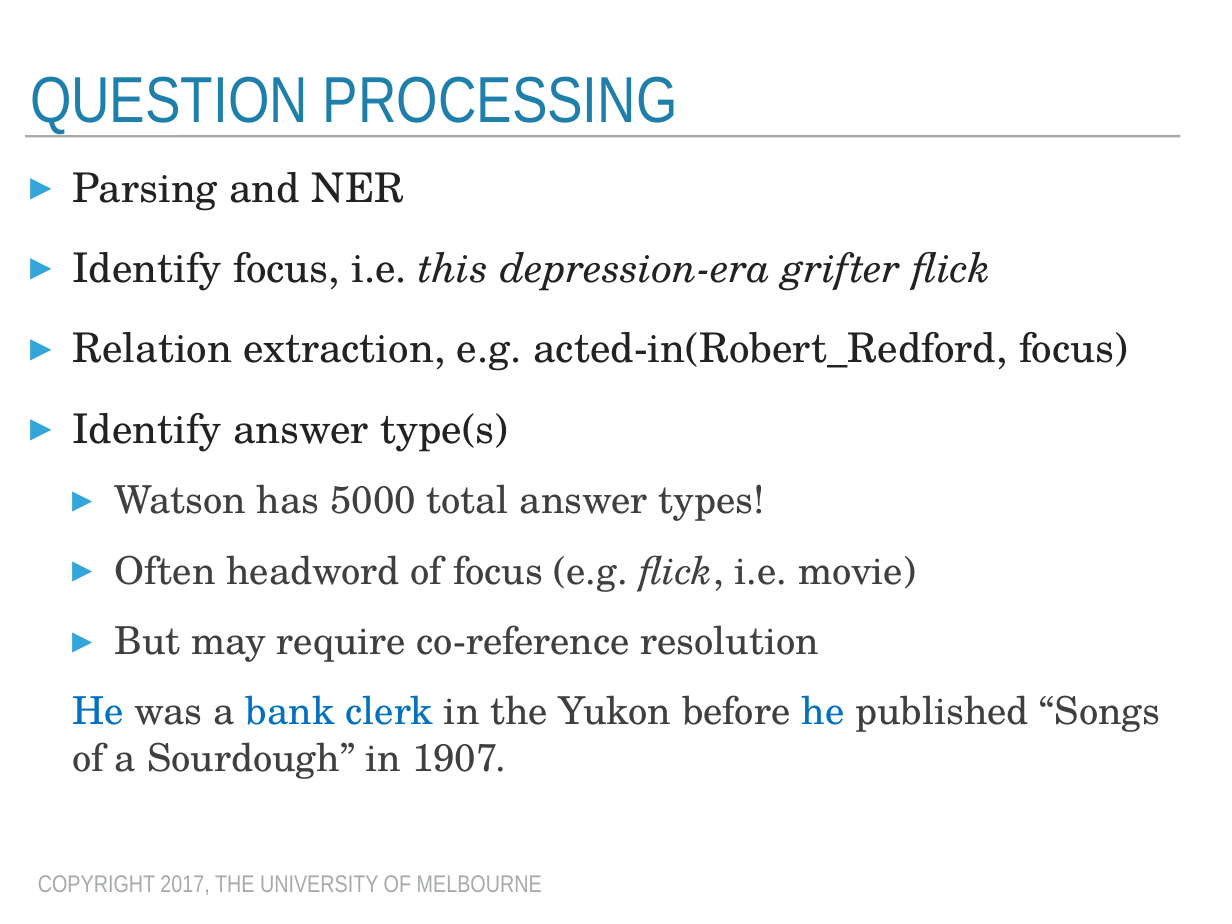
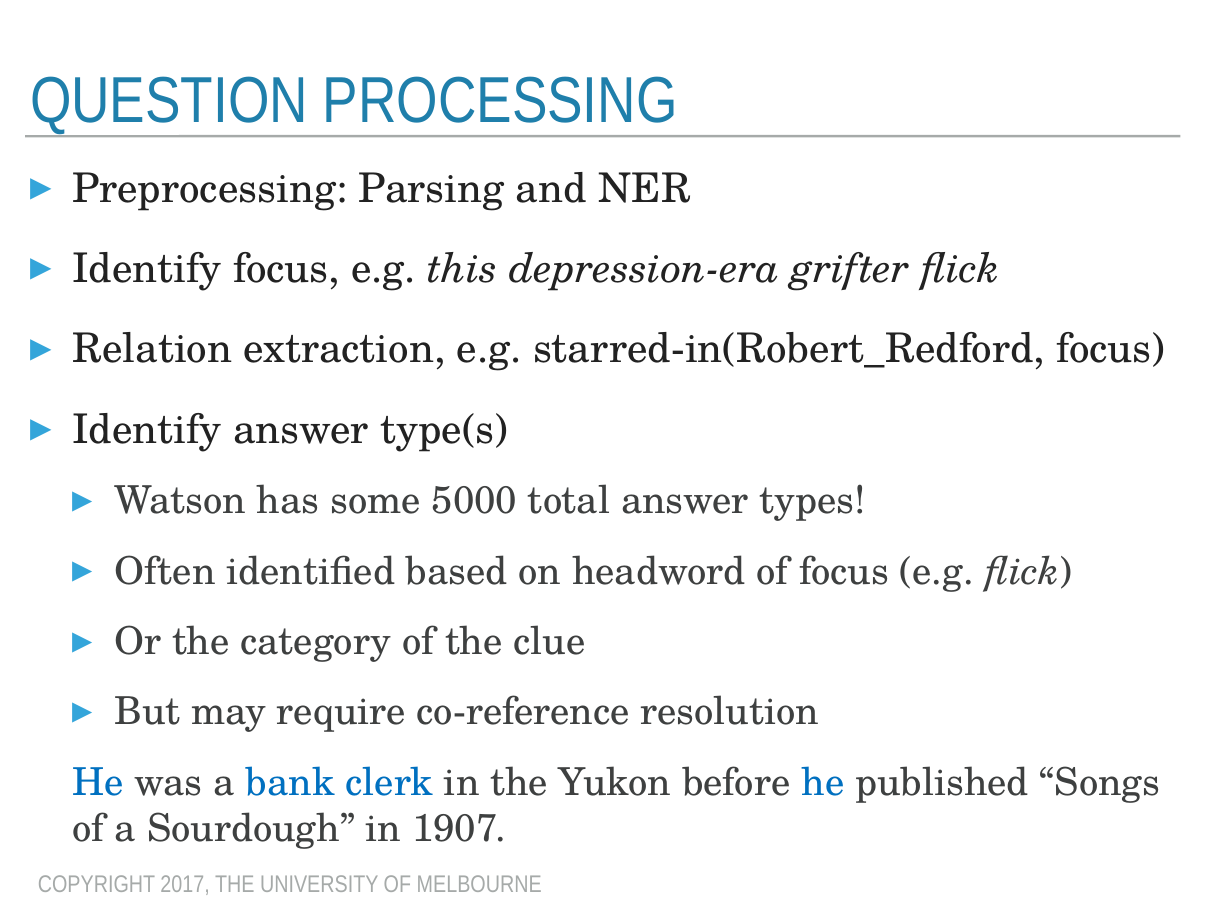
Before and after one commit to trevorcohn/comp90042, a slide deck: slide 21 of slides/WSTA_L12_question answering.pptx (slide 18 before the commit). Drawn at 1232x924 pixels with LibreOffice and Linux fonts; fonts in the diff are those of the drawing. Boxes give left, top, right and bottom in pixels: in the first picture for what was removed or moved away, otherwise in the second. Text is boxed around its words. In the diff, an @@ line names an element or a change of style, - is before the commit and + after.

```diff
--- a/slides/WSTA_L12_question answering.pptx
+++ b/slides/WSTA_L12_question answering.pptx
@@ text at bbox=[72, 172, 1165, 371]: text changed @@
-▸ Parsing and NER
-▸ Identify focus, i.e. this depression-era grifter flick
-▸ Relation extraction, e.g. acted-in(Robert_Redford, focus)
+▸ Preprocessing: Parsing and NER
+▸ Identify focus, e.g. this depression-era grifter flick
+▸ Relation extraction, e.g. starred-in(Robert_Redford, focus)
@@ text at bbox=[114, 484, 1073, 662]: text changed @@
-  ▸ Watson has 5000 total answer types!
-  ▸ Often headword of focus (e.g. flick, i.e. movie)
+  ▸ Watson has some 5000 total answer types!
+  ▸ Often identified based on headword of focus (e.g. flick)
+  ▸ Or the category of the clue
```
Also in this commit, not shown: 17 other slides changed, 2 slides added, 2 other files.
